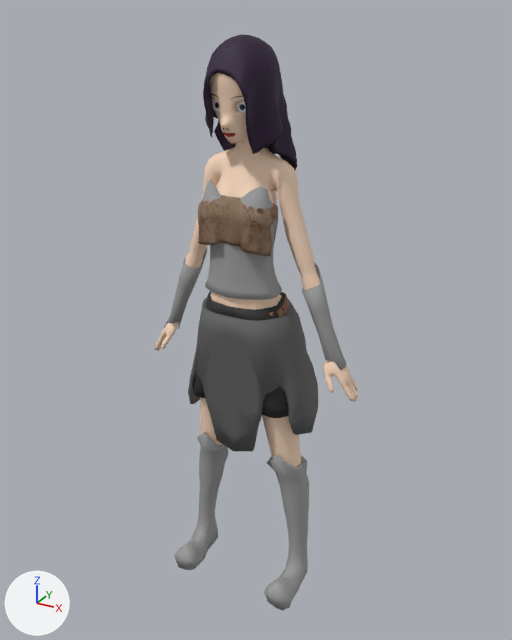
Renders of the FBX model Assets/Models/FemaleMaskGirlLowPolly.fbx from each side of a commit.
Both versions are drawn from a 50 mm lens placed at (4.25, -7.42, 4.23), pointed at (0.05, 0.22, 0.41). The axes (+X, +Y, +Z) are drawn at lower left. The lights are the same throughout.

Names of what the first picture shows: 'ClothsDinoBottom', 'ClothsDinoTop', 'Hair', 'MedBoots', 'MedClothBreastPlate', 'MedGloves', 'MedievalBottom1', 'MedievalBottom2', 'Player'.
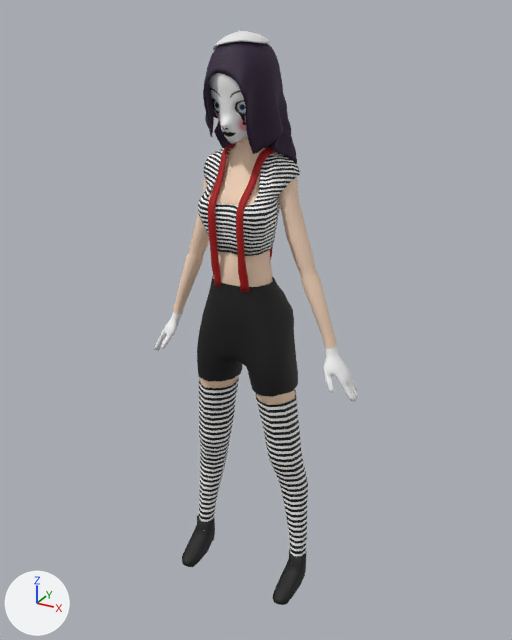
The change, as a diff of the scene's bpy script:
```diff
--- a/Assets/Models/FemaleMaskGirlLowPolly.fbx.py
+++ b/Assets/Models/FemaleMaskGirlLowPolly.fbx.py
@@ mat_character @@
 mat_character = principled_material('Character')
-mat_character.texture = img_player_png
+mat_character.texture = img_playermime_png
 mat_character.roughness = 0.69
@@ ob_medboots @@
 ob_medboots.location = (0.0, 0.0, 0.0)
+ob_medboots.hide_viewport = True
@@ ob_medgloves @@
 ob_medgloves.location = (0.0, 0.0, 0.0)
+ob_medgloves.hide_viewport = True
@@ ob_medievalbottom2 @@
 ob_medievalbottom2.location = (0.0, 0.0, -0.04)
+ob_medievalbottom2.hide_viewport = True
@@ ob_medievalbottom1 @@
 ob_medievalbottom1.location = (0.0, 0.0, 0.0)
+ob_medievalbottom1.hide_viewport = True
@@ ob_clothsdinotop @@
 ob_clothsdinotop.location = (0.0, 0.0, 0.0)
+ob_clothsdinotop.hide_viewport = True
@@ ob_clothsdinobottom @@
 ob_clothsdinobottom.location = (0.0, 0.0, 0.0)
+ob_clothsdinobottom.hide_viewport = True
@@ ob_medclothbreastplate @@
 ob_medclothbreastplate.location = (0.0, 0.0, 0.0)
+ob_medclothbreastplate.hide_viewport = True
@@ ob_mimeshoes @@
+ob_mimeshoes = bpy.data.objects.new('MimeShoes', me_mesh_1)  # 228 vertices, 216 faces; spans x -0.96..0.96, y -0.51..0.31, z -3.66..-3.14; in mat_mimeshoes (picture img_mimeshoes_png)
+ob_mimeshoes.location = (0.0, 0.0, 0.0)
@@ ob_mimebands @@
+ob_mimebands = bpy.data.objects.new('MimeBands', me_mesh_003_1)  # 280 vertices, 280 faces; spans x -0.32..0.32, y -0.45..0.45, z 0.96..2.72; in mat_mimeband (picture img_mimeband_png)
+ob_mimebands.location = (0.0, 0.0, 0.0)
@@ ob_mimetop @@
+ob_mimetop = bpy.data.objects.new('MimeTop', me_mesh_004)  # 682 vertices, 692 faces; spans x -0.663..0.663, y -0.428..0.472, z 1.504..2.687; in mat_mimetop (picture img_mimetop_png)
+ob_mimetop.location = (0.0, 0.0, 0.0)
@@ ob_mimehat @@
+ob_mimehat = bpy.data.objects.new('MimeHat', me_sphere_003)  # 640 vertices, 610 faces; spans x -0.336..0.256, y -0.305..0.435, z 3.775..4.02; in mat_mimehat (its picture is missing)
+ob_mimehat.location = (0.0, 0.0, 0.0)
@@ ob_mimepants @@
+ob_mimepants = bpy.data.objects.new('MimePants', me_mesh_005)  # 265 vertices, 244 faces; spans x -0.732..0.732, y -0.381..0.545, z -0.395..1.098; in mat_mimepants (picture img_mimepants_png)
+ob_mimepants.location = (0.0, 0.0, 0.0)
@@ ob_mimestockings @@
+ob_mimestockings = bpy.data.objects.new('MimeStockings', me_mesh_006)  # 864 vertices, 832 faces; spans x -0.91..0.91, y -0.26..0.41, z -3.26..-0.52; in mat_mimstockings (picture img_mimetop_png)
+ob_mimestockings.location = (0.0, 0.0, 0.0)
```

What differs and where, as boxes [x1, y1, x2, y2] in the pictures (512 x 640 px):
'Player', surface changed (beige to grey)
    both: [154, 73, 358, 564]
'MedievalBottom2', hidden
    before: [188, 298, 318, 451]
'MimePants', added (black)
    after: [197, 276, 298, 397]
'MimeStockings', added
    after: [199, 378, 308, 557]
'MedBoots', hidden
    before: [174, 432, 309, 611]
'MimeTop', added
    after: [198, 146, 301, 256]
'MedClothBreastPlate', hidden
    before: [202, 180, 282, 300]
'ClothsDinoTop', hidden (brown)
    before: [198, 195, 278, 256]
'MedGloves', hidden
    before: [164, 248, 346, 370]
'MimeBands', added (red)
    after: [208, 144, 276, 292]
'MimeShoes', added (black)
    after: [182, 515, 306, 605]
'MedievalBottom1', hidden (black)
    before: [193, 291, 289, 418]
'MimeHat', added
    after: [213, 29, 270, 51]
'ClothsDinoBottom', hidden
    before: [269, 292, 290, 317]
